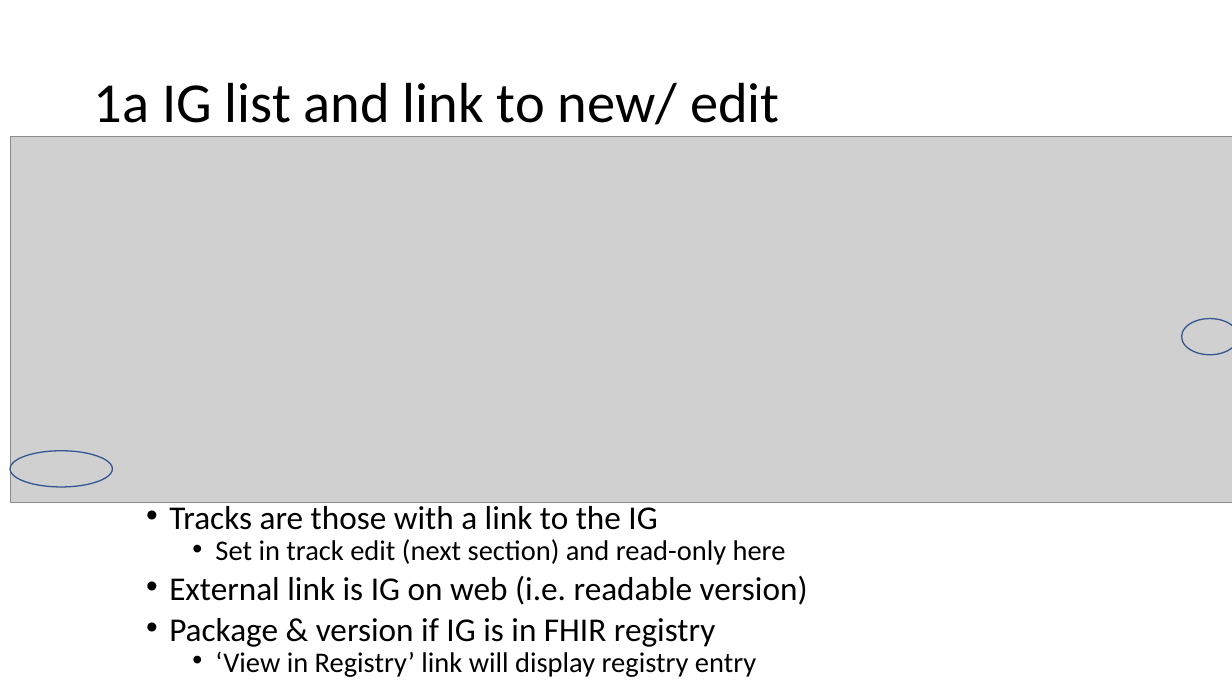
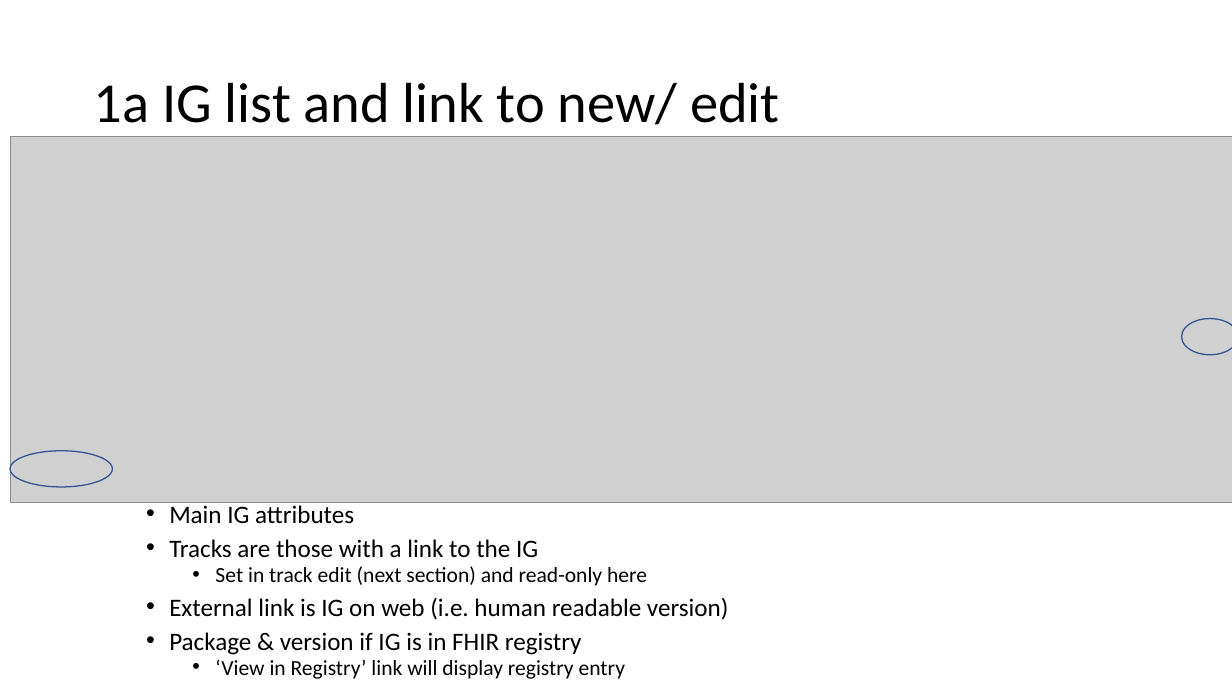
Before and after one commit to davidhay25/framingham, a slide deck: slide 9 of artifacts/conMan.pptx (slide 8 before the commit). Drawn at 1232x693 pixels with LibreOffice and Linux fonts; fonts in the diff are those of the drawing; grey boxes stand for pictures. Boxes give left, top, right and bottom in pixels: in the first picture for what was removed or moved away, otherwise in the second. Text is boxed around its words. In the diff, an @@ line names an element or a change of style, - is before the commit and + after.

```diff
--- a/artifacts/conMan.pptx
+++ b/artifacts/conMan.pptx
@@ text at (x1=169, y1=505, x2=354, y2=524): paragraph added @@
+• Main IG attributes
@@ text at (x1=169, y1=539, x2=647, y2=679): size 25.9 to 19.6 pt in "Tracks are those with a link to ...", "Package & version if IG is in ..."; size 22.2 to 16.8 pt in "Set in track edit (next section) and ...", "‘View in Registry’ link will display registry ..." @@
@@ text at (x1=169, y1=598, x2=728, y2=620): text changed; size 25.9 to 19.6 pt @@
-• External link is IG on web (i.e. readable version)
+• External link is IG on web (i.e. human readable version)
```
Also in this commit, not shown: 11 other slides changed, 8 slides added, 2 other files.
